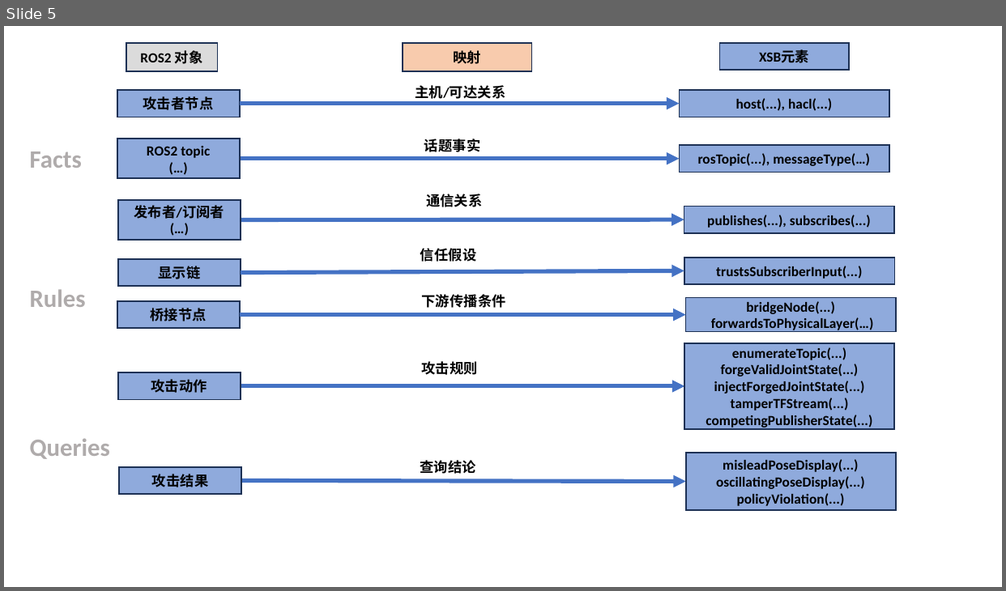
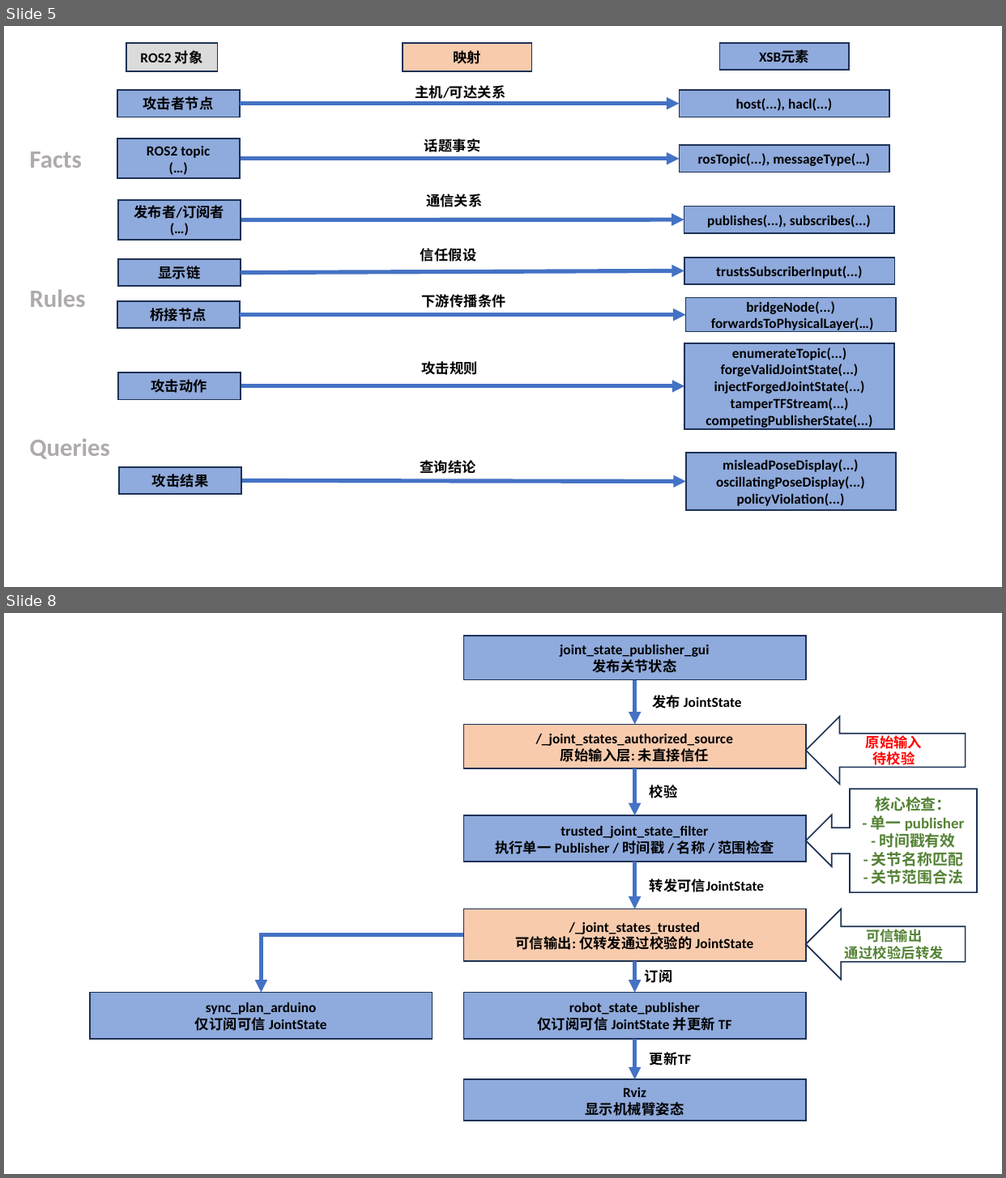
Before and after one commit to Eitr-SphinSaure/mycobot_280_srtp, a slide deck: report/src/src.pptx. Shown one above the other, each under a label of ours: slide 5 before the commit, slides 5 and 8 after it; the slides between them are not shown. The pictures are 1006x591 and 1006x1178 pixels, drawn with LibreOffice and Linux fonts; fonts in the diff are those of the drawing. Boxes give left, top, right and bottom in pixels: in the first picture for what was removed or moved away, otherwise in the second. Text is boxed around its words. In the diff, an @@ line names an element or a change of style, - is before the commit and + after.

```diff
--- a/report/src/src.pptx
+++ b/report/src/src.pptx
@@ slide 8 added at (4, 613, 1002, 1174), background #FFFFFF @@
@@ rectangle added at (464, 636, 807, 680), fill #8FAADC, outline #1E3256 1 pt, 10.1 pt, text #000000, bold @@
+joint_state_publisher_gui
+发布关节状态
@@ arrow added from (635, 680) to (635, 725), #4472C4 3 pt @@
@@ text added at (652, 695, 742, 709), 10.1 pt, text #000000, bold @@
+发布 JointState
@@ rectangle added at (464, 725, 807, 769), fill #F8CBAD, outline #1E3256 1 pt, 10.1 pt, text #000000, bold @@
+/_joint_states_authorized_source
+原始输入层: 未直接信任
@@ left arrow added at (805, 717, 965, 785), fill #FFFFFF, outline #1E3256 1 pt, 10.1 pt, text #FF0000, bold @@
+原始输入
+待校验
@@ arrow added from (635, 769) to (635, 815), #4472C4 3 pt @@
@@ text added at (650, 785, 678, 798), 10.1 pt, text #000000, bold @@
+校验
@@ left arrow callout added at (805, 789, 976, 892), fill #FFFFFF, outline #1E3256 1 pt, 11 pt, text #548235, bold @@
+核心检查：
+- 单一 publisher
+- 时间戳有效
+- 关节名称匹配
+- 关节范围合法
@@ rectangle added at (464, 815, 807, 862), fill #8FAADC, outline #1E3256 1 pt, 10.1 pt, text #000000, bold @@
+trusted_joint_state_filter
+执行单一 Publisher / 时间戳 / 名称 / 范围检查
@@ arrow added from (635, 862) to (635, 909), #4472C4 3 pt @@
@@ text added at (650, 879, 764, 892), 10.1 pt, text #000000, bold @@
+转发可信JointState
@@ rectangle added at (464, 909, 807, 961), fill #F8CBAD, outline #1E3256 1 pt, 10.1 pt, text #000000, bold @@
+/_joint_states_trusted
+可信输出: 仅转发通过校验的 JointState
@@ left arrow added at (805, 909, 965, 980), fill #FFFFFF, outline #1E3256 1 pt, 10.1 pt, text #548235, bold @@
+可信输出
+通过校验后转发
@@ elbow arrow added from (464, 935) to (262, 992), #4472C4 3 pt @@
@@ arrow added from (635, 961) to (635, 992), #4472C4 3 pt @@
@@ text added at (645, 969, 673, 983), 10.1 pt, text #000000, bold @@
+订阅
@@ rectangle added at (90, 992, 432, 1038), fill #8FAADC, outline #1E3256 1 pt, 10.1 pt, text #000000, bold @@
+sync_plan_arduino
+仅订阅可信 JointState
@@ rectangle added at (464, 992, 807, 1038), fill #8FAADC, outline #1E3256 1 pt, 10.1 pt, text #000000, bold @@
+robot_state_publisher
+仅订阅可信 JointState 并更新 TF
@@ arrow added from (635, 1039) to (635, 1080), #4472C4 3 pt @@
@@ text added at (650, 1052, 691, 1066), 10.1 pt, text #000000, bold @@
+更新TF
@@ rectangle added at (464, 1080, 807, 1121), fill #8FAADC, outline #1E3256 1 pt, 10.1 pt, text #000000, bold @@
+Rviz
+显示机械臂姿态
```
Also in this commit, not shown: 3 other slides added, 5 slides removed, 11 other files.
